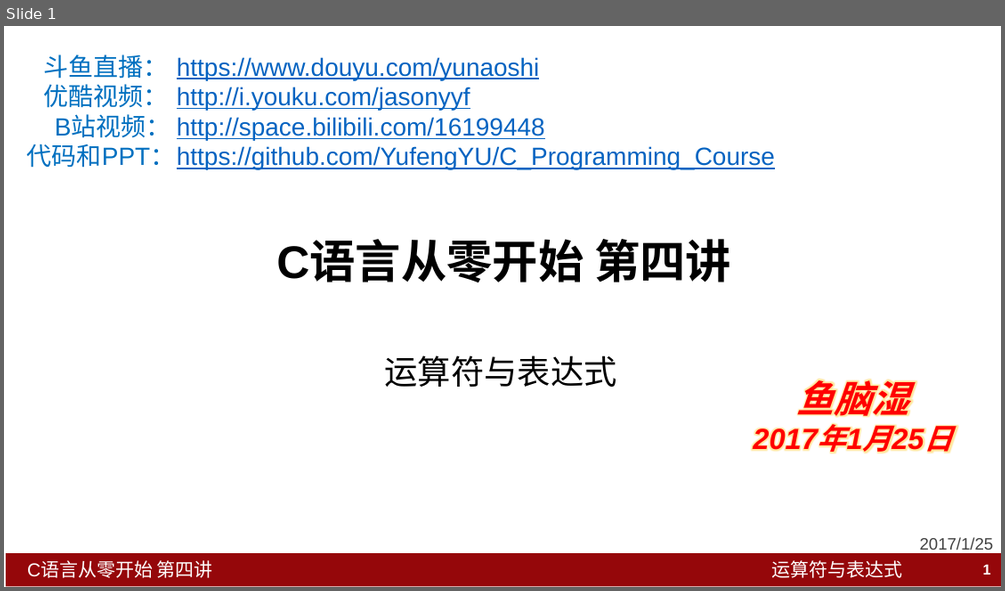
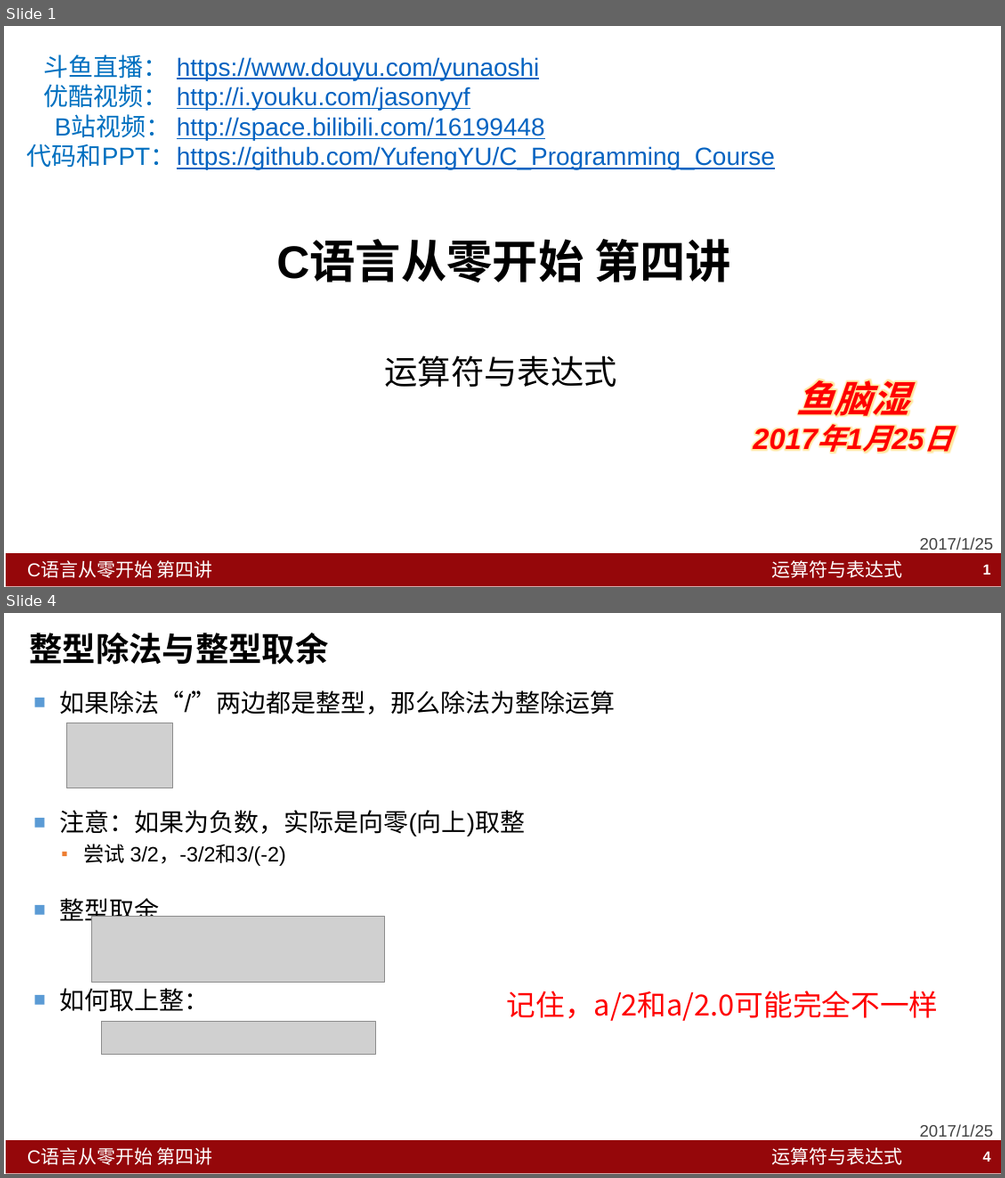
Before and after one commit to YufengYU/C_Programming_Course, a slide deck: Lesson4_Expression/C语言从零开始_第四讲_运算符与表达式.pptx. Shown one above the other, each under a label of ours: slide 1 before the commit, slides 1 and 4 after it; the slides between them are not shown. The pictures are 1005x591 and 1005x1178 pixels, drawn with LibreOffice and Linux fonts; fonts in the diff are those of the drawing; grey boxes stand for pictures. Boxes give left, top, right and bottom in pixels: in the first picture for what was removed or moved away, otherwise in the second. Text is boxed around its words. In the diff, an @@ line names an element or a change of style, - is before the commit and + after.

```diff
--- a/Lesson4_Expression/C语言从零开始_第四讲_运算符与表达式.pptx
+++ b/Lesson4_Expression/C语言从零开始_第四讲_运算符与表达式.pptx
@@ slide 4 added at (4,613,1001,1174), background #FFFFFF; not listed: 3 template elements that a slide beside it also shows @@
@@ title added at (29,633,328,665), 32 pt, text #000000, bold @@
+整型除法与整型取余
@@ text added at (60,690,615,1012), 24 pt, text #000000 @@
+■ 如果除法“/”两边都是整型，那么除法为整除运算
+■ 注意：如果为负数，实际是向零(向上)取整
+  ▪ 尝试 3/2，-3/2和3/(-2)
+■ 整型取余
+■ 如何取上整：
@@ picture added at (67,723,173,788) @@
@@ picture added at (91,916,385,982) @@
@@ text added at (507,990,938,1021), 28 pt, text #FF0000 @@
+记住，a/2和a/2.0可能完全不一样
@@ picture added at (101,1022,375,1054) @@
@@ text added at (920,1124,994,1136), 16 pt, text #424242 @@
+2017/1/25
@@ page number added at (983,1151,991,1161), 14 pt, text #FFFFFF, bold @@
+4
```
Also in this commit, not shown: 1 slide changed, 8 other slides added, 1 slide removed, 15 other files.
